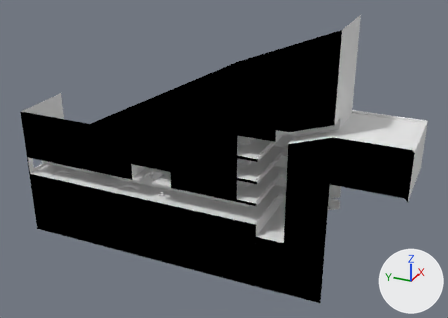
A saved change to the Blender file Assets/Resources/Models/Geometry/Hotel/Hotel.blend.
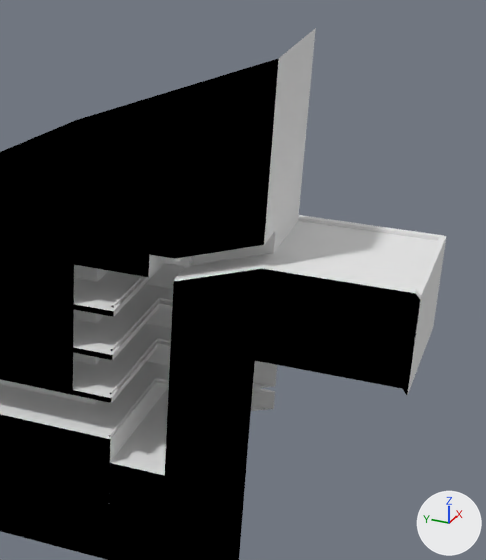
Old and new are each drawn whole from a 50 mm lens placed at (-2205.0, -2030.0, 1481.0), pointed at (104.0, -991.0, 327.0) and again close up on the part from 45% to 100% of the width and 0% to 90% of the height. Lighting does not change. The marker at lower right points along +X, +Y and +Z.

Objects in the first close-up: 'Hotel'.
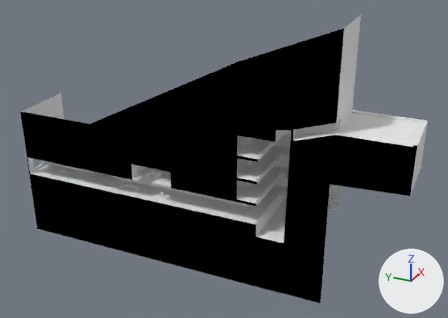
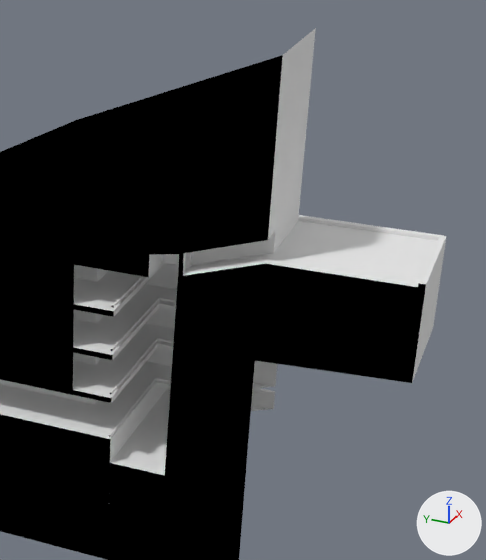
What differs and where, as boxes (x1, y1, x2, y2) in the close-ups (486 x 560 px):
part 1 of me_hotel, built on: (75, 28, 446, 494) in both

Diff of the bpy script that builds the scene:
```diff
--- a/Assets/Resources/Models/Geometry/Hotel/Hotel.blend.py
+++ b/Assets/Resources/Models/Geometry/Hotel/Hotel.blend.py
@@ me_hotel @@
 # used by ob_hotel; location = (0.0, 0.0, 0.0)
-me_hotel.from_pydata(...)  # 1054 vertices, 619 faces, 5 loose edges; spans x -96.0..313.0, y -1820.0..-10.0, z -183.0..992.0
+me_hotel.from_pydata(...)  # 1061 vertices, 627 faces, 6 loose edges; spans x -69.0..313.0, y -1820.0..-10.0, z -183.0..992.0
+# me_hotel part 1
+# 8 vertices are removed from x -96.0..-68.0, y -1820.0..-1342.0, z 389.0..595.0
+# 17 faces are deleted
+# 92 vertices in x -66.0..-64.0, y -1520.0..-1351.0, z 532.0..587.0 move by (29.0, 0.0, 0.0)
+# 4 vertices in x 4.0..16.0, y -1342.0, z 529.0..583.0 move by (0.0, -1.0, 0.0)
+# 3 vertices in x -65.0..-64.0, y -1351.0..-1344.0, z 529.0..533.0 move by (27.0, 0.0, 0.0)
+# 3 vertices in x -69.0..-66.0, y -1520.0..-1351.0, z 530.0..992.0 move by (28.0, 0.0, 0.0)
+# 6 vertices move from x -69.0..-68.0, y -1806.0..-1344.0, z 224.0..636.0 to x -60.0..-39.0, y -1806.0..-1344.0, z 224.0..874.0
+# 15 vertices are added at x -42.0..-25.0, y -1820.0..-1343.0, z 389.0..636.0
+# 1 loose edge is added
+# 6 new faces join them, mat_void (its picture is missing)
+# 4 new faces join them, mat_hotellobbywall2 (its picture is missing)
+# 4 new faces join them, mat_hotel (its picture is missing)
+# 11 new faces join them, mat_concrete (its picture is missing)
 me_hotel.materials.append(mat_hotel)
```
